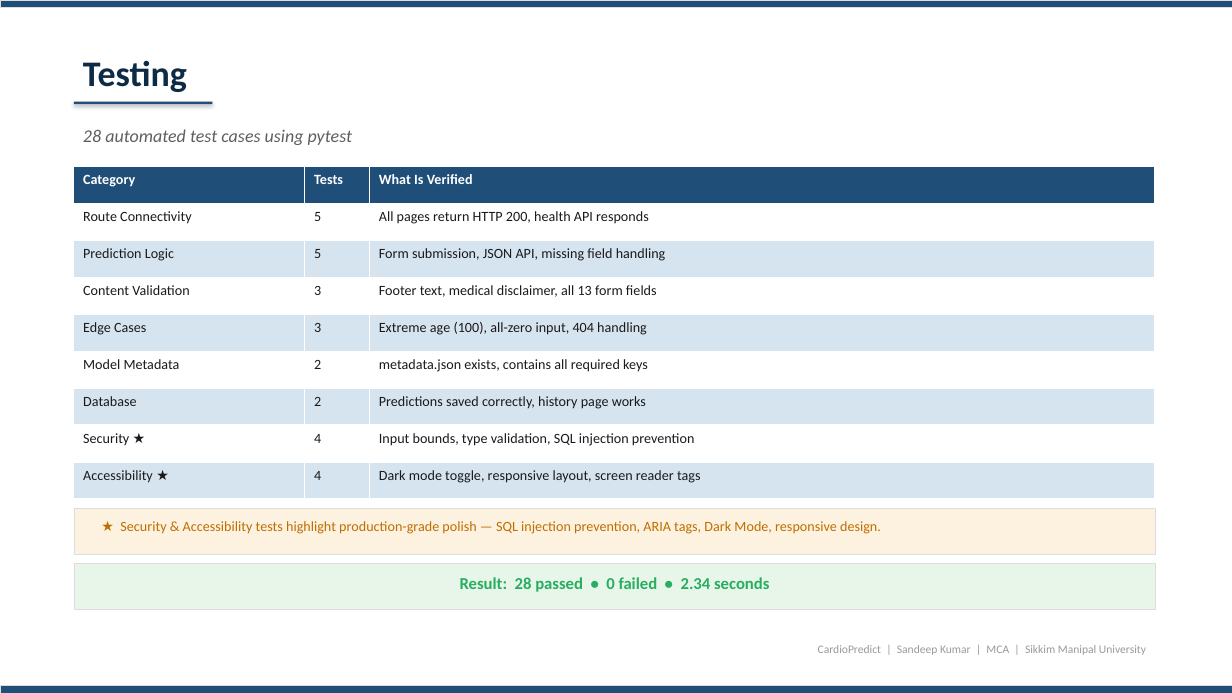
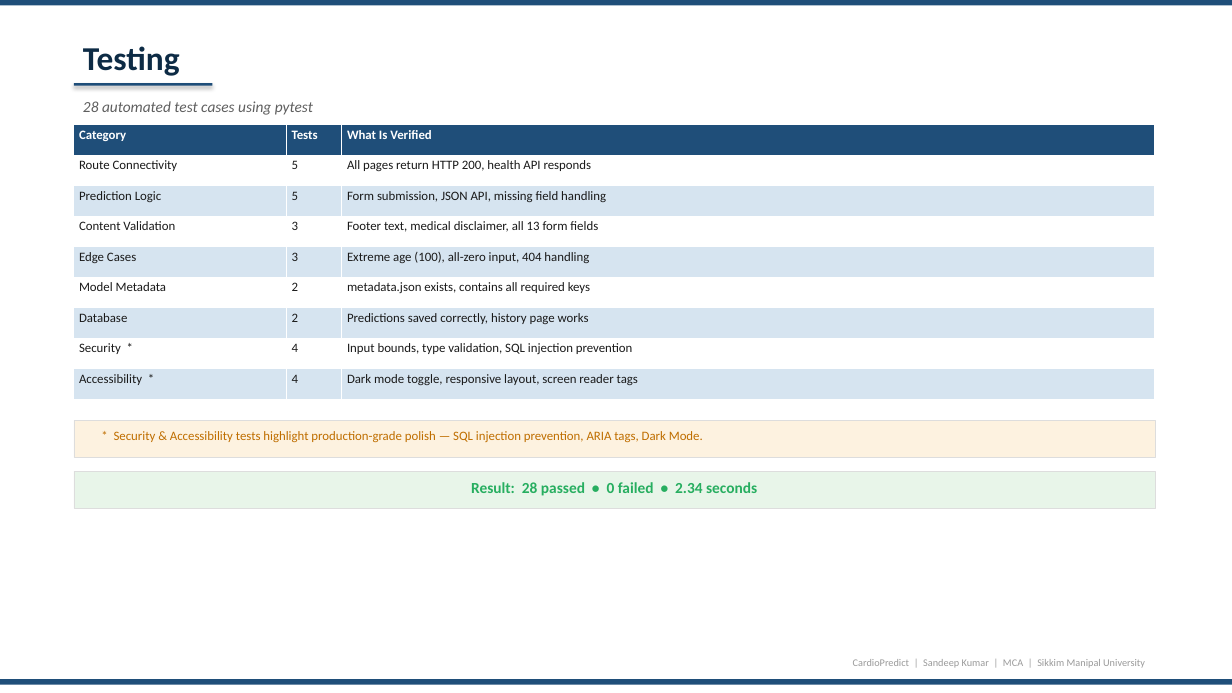
Before and after one commit to sandeeep-kr/HeartDiseaseProject, a slide deck: slide 13 of CardioPredict_Presentation.pptx. Drawn at 1232x693 pixels with LibreOffice and Linux fonts; fonts in the diff are those of the drawing. Boxes give left, top, right and bottom in pixels: in the first picture for what was removed or moved away, otherwise in the second. Text is boxed around its words. In the diff, an @@ line names an element or a change of style, - is before the commit and + after.

Commit message:
Fix PPT formatting: overflow fixes, consistent headers/footers, no emoji, proper spacing

```diff
--- a/CardioPredict_Presentation.pptx
+++ b/CardioPredict_Presentation.pptx
@@ rectangle at bbox=[0, 0, 1232, 6]: outline #DDDDDD 0.5 pt to none @@
@@ text "Testing": place and size @@
-text "Testing" at bbox=[83, 60, 187, 92]
+text "Testing" at bbox=[83, 46, 180, 76]
@@ text "Testing" at bbox=[83, 46, 180, 76]: size 28 to 26 pt @@
@@ rectangle: place and size @@
-rectangle at bbox=[74, 102, 213, 104]
+rectangle at bbox=[74, 83, 213, 86]
@@ text "28 automated test cases using ...": place and size @@
-text "28 automated test cases using ..." at bbox=[83, 129, 353, 145]
+text "28 automated test cases using ..." at bbox=[83, 101, 313, 115]
@@ text "28 automated test cases using ..." at bbox=[83, 101, 313, 115]: size 14 to 12 pt @@
@@ table at bbox=[74, 125, 1155, 399] @@
-row 8, column 1: Security ★
+row 8, column 1: Security *
-row 9, column 1: Accessibility ★
+row 9, column 1: Accessibility *
@@ size 11 to 10 pt @@
@@ table: place and size @@
-table at bbox=[74, 166, 1155, 499]
+table at bbox=[74, 125, 1155, 399]
@@ rectangle: place and size @@
-rectangle at bbox=[74, 508, 1155, 555]
+rectangle at bbox=[74, 421, 1155, 457]
@@ text at bbox=[114, 431, 703, 442]: text changed; size 11 to 10 pt @@
-★ Security & Accessibility tests highlight production-grade polish — SQL injection prevention, ARIA tags, Dark Mode, responsive design.
+* Security & Accessibility tests highlight production-grade polish — SQL injection prevention, ARIA tags, Dark Mode.
@@ text "Result: 28 passed • 0 ...": place and size @@
-text "Result: 28 passed • 0 ..." at bbox=[460, 577, 769, 592]
+text "Result: 28 passed • 0 ..." at bbox=[471, 482, 757, 496]
@@ text "Result: 28 passed • 0 ..." at bbox=[471, 482, 757, 496]: size 13 to 12 pt @@
@@ rectangle: place and size @@
-rectangle at bbox=[74, 564, 1155, 610]
+rectangle at bbox=[74, 471, 1155, 508]
@@ text "CardioPredict | Sandeep Kumar | ...": place and size @@
-text "CardioPredict | Sandeep Kumar | ..." at bbox=[818, 645, 1146, 655]
+text "CardioPredict | Sandeep Kumar | ..." at bbox=[853, 659, 1145, 667]
@@ text "CardioPredict | Sandeep Kumar | ..." at bbox=[853, 659, 1145, 667]: size 9 to 8 pt @@
@@ rectangle at bbox=[0, 679, 1232, 685]: outline #DDDDDD 0.5 pt to none @@
@@ rectangle: place and size @@
-rectangle at bbox=[0, 686, 1232, 693]
+rectangle at bbox=[0, 679, 1232, 685]
```
Also in this commit, not shown: 14 other slides changed.
